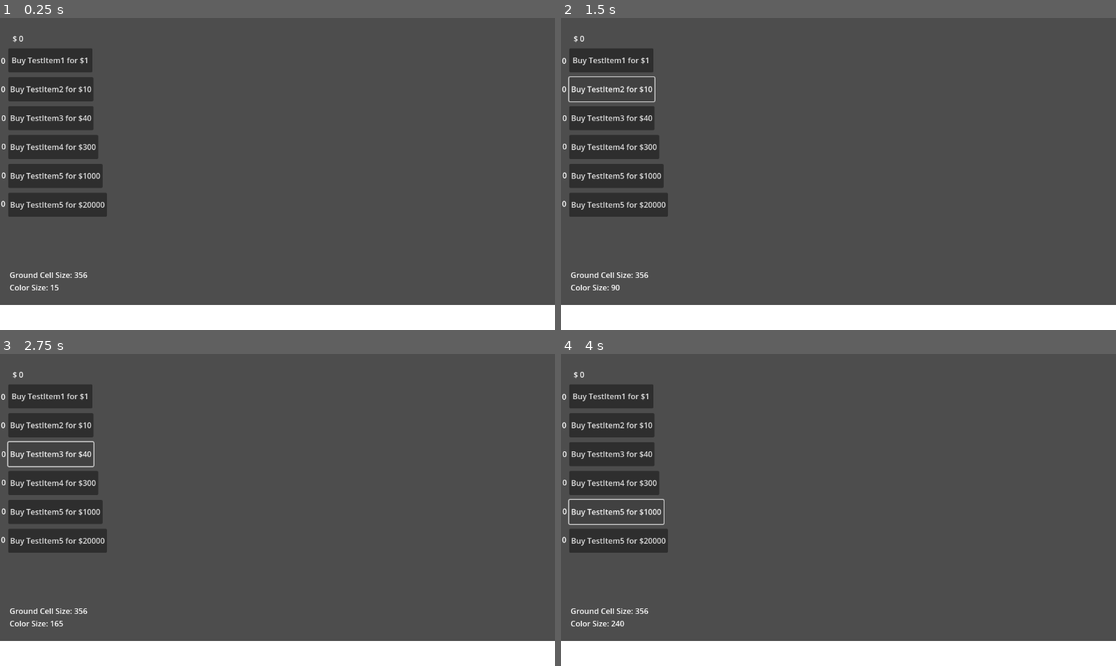
Above: before the commit, frames 1-4 (two rows, left to right).
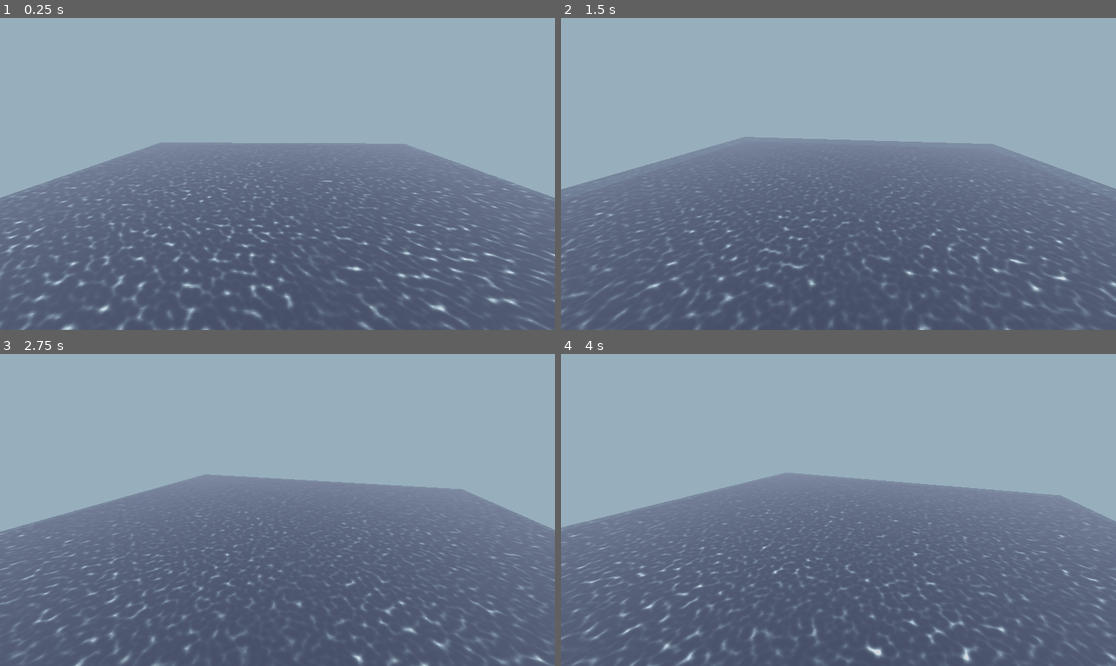
Above: after the commit, the same moments.

Repository: VaporeonLover28/Eldi-Game
Game: Godot game, scene res://game.tscn
The game is run twice, just before and just after one commit, with the same random seed, the same clock (stepped at 60 frames per second) and the same inputs. Before the commit the project starts from res://testing.tscn.
Inputs (mouse positions are in pixels of both pictures, inside the frame that each line leads up to):
- Up to frame 1 (0.25 s): no input
- Up to frame 2 (1.5 s): click (610, 61) at 0.5 s, where only the run before the commit has a clickable "Buy TestItem1 for $1"; click (610, 89) at 1.25 s, where only the run before the commit has a clickable "Buy TestItem2 for $10"
- Up to frame 3 (2.75 s): click (49, 453) at 2 s, where only the run before the commit has a clickable "Buy TestItem3 for $40"
- Up to frame 4 (4 s): click (616, 481) at 2.75 s, where only the run before the commit has a clickable "Buy TestItem4 for $300"; click (616, 513) at 3.5 s, where only the run before the commit has a clickable "Buy TestItem5 for $1000"

The runs differ from the first frame. In frame 1, 100% of the frame differs, in the area x 0-100%, y 0-100%; in frame 2, 100%; in frame 3, 100%; in frame 4, 100%.

Commit message:
eu sem querer fiz o venom fudeu
""""""água"""""" feita

Diff:
--- /dev/null
+++ b/camerapivot.gd
@@ -0,0 +1,7 @@
+extends Node3D
+
+var camera_orbit = true
+
+func _process(delta: float) -> void:
+	if camera_orbit == true:
+		rotation.y += deg_to_rad(0.1)
--- /dev/null
+++ b/game.tscn
@@ -0,0 +1,53 @@
+[gd_scene load_steps=9 format=3 uid="uid://d1x78jccoyxbr"]
+
+[ext_resource type="Script" path="res://camerapivot.gd" id="1_6cfe7"]
+[ext_resource type="Shader" uid="uid://c0l0c8megm0xq" path="res://watertest.tres" id="2_11pu4"]
+
+[sub_resource type="ProceduralSkyMaterial" id="ProceduralSkyMaterial_3hdot"]
+sky_horizon_color = Color(0.64625, 0.65575, 0.67075, 1)
+ground_horizon_color = Color(0.64625, 0.65575, 0.67075, 1)
+
+[sub_resource type="Sky" id="Sky_dusyv"]
+sky_material = SubResource("ProceduralSkyMaterial_3hdot")
+
+[sub_resource type="Environment" id="Environment_kxy3a"]
+background_mode = 1
+background_color = Color(0.591656, 0.686722, 0.737903, 1)
+sky = SubResource("Sky_dusyv")
+tonemap_mode = 2
+fog_enabled = true
+fog_density = 0.03
+
+[sub_resource type="ShaderMaterial" id="ShaderMaterial_nahn0"]
+render_priority = 0
+shader = ExtResource("2_11pu4")
+shader_parameter/ColorParameter = Color(0.082353, 0.094118, 0.141176, 1)
+
+[sub_resource type="StandardMaterial3D" id="StandardMaterial3D_w64ug"]
+next_pass = SubResource("ShaderMaterial_nahn0")
+albedo_color = Color(0.0826, 0.0959934, 0.14, 1)
+
+[sub_resource type="PlaneMesh" id="PlaneMesh_5p4gp"]
+material = SubResource("StandardMaterial3D_w64ug")
+size = Vector2(15, 15)
+
+[node name="game" type="Node3D"]
+
+[node name="WorldEnvironment" type="WorldEnvironment" parent="."]
+environment = SubResource("Environment_kxy3a")
+
+[node name="DirectionalLight3D" type="DirectionalLight3D" parent="."]
+transform = Transform3D(-0.866023, -0.433016, 0.250001, 0, 0.499998, 0.866027, -0.500003, 0.749999, -0.43301, 0, -1.58574, 0)
+shadow_enabled = true
+
+[node name="camerapivot" type="Node3D" parent="."]
+script = ExtResource("1_6cfe7")
+
+[node name="camera" type="Camera3D" parent="camerapivot"]
+transform = Transform3D(1, 0, 0, 0, 0.939895, 0.341462, 0, -0.341462, 0.939895, 0, 2.58873, 4.93729)
+
+[node name="world" type="Node3D" parent="."]
+
+[node name="water" type="MeshInstance3D" parent="world"]
+mesh = SubResource("PlaneMesh_5p4gp")
+skeleton = NodePath("../../DirectionalLight3D")
--- a/project.godot
+++ b/project.godot
@@ -11,7 +11,7 @@
 [application]
 
 config/name="Eldi Game"
-run/main_scene="res://testing.tscn"
+run/main_scene="res://game.tscn"
 config/features=PackedStringArray("4.3", "GL Compatibility")
 config/icon="res://icon.svg"
 
--- /dev/null
+++ b/watertest.tres
@@ -0,0 +1,227 @@
+[gd_resource type="VisualShader" load_steps=23 format=3 uid="uid://c0l0c8megm0xq"]
+
+[sub_resource type="VisualShaderNodeVectorOp" id="VisualShaderNodeVectorOp_ny2yb"]
+default_input_values = [0, Quaternion(0, 0, 0, 0), 1, Quaternion(0, 0, 0, 0)]
+op_type = 2
+operator = 2
+
+[sub_resource type="VisualShaderNodeVectorOp" id="VisualShaderNodeVectorOp_kskfk"]
+default_input_values = [0, Quaternion(0, 0, 0, 0), 1, Quaternion(1.25, 1.18, 1.255, 0)]
+op_type = 2
+operator = 5
+
+[sub_resource type="VisualShaderNodeUVFunc" id="VisualShaderNodeUVFunc_s60ou"]
+default_input_values = [1, Vector2(-0.007, -0.005), 2, Vector2(0, 0)]
+
+[sub_resource type="VisualShaderNodeFloatConstant" id="VisualShaderNodeFloatConstant_tdq3r"]
+constant = 0.75
+
+[sub_resource type="VisualShaderNodeFloatConstant" id="VisualShaderNodeFloatConstant_cpcqn"]
+
+[sub_resource type="VisualShaderNodeColorParameter" id="VisualShaderNodeColorParameter_5krnf"]
+parameter_name = "ColorParameter"
+default_value_enabled = true
+default_value = Color(0.0823529, 0.0941176, 0.141176, 1)
+
+[sub_resource type="VisualShaderNodeVectorOp" id="VisualShaderNodeVectorOp_qhtd5"]
+output_port_for_preview = 0
+default_input_values = [0, Quaternion(0, 0, 0, 0), 1, Quaternion(0, 0, 0, 0)]
+op_type = 2
+
+[sub_resource type="FastNoiseLite" id="FastNoiseLite_dc561"]
+noise_type = 2
+seed = 69
+frequency = 0.2378
+fractal_type = 0
+fractal_octaves = 1
+cellular_distance_function = 1
+
+[sub_resource type="NoiseTexture2D" id="NoiseTexture2D_h4mud"]
+seamless = true
+noise = SubResource("FastNoiseLite_dc561")
+
+[sub_resource type="VisualShaderNodeTexture" id="VisualShaderNodeTexture_jkjmk"]
+texture = SubResource("NoiseTexture2D_h4mud")
+
+[sub_resource type="VisualShaderNodeInput" id="VisualShaderNodeInput_8mb47"]
+input_name = "time"
+
+[sub_resource type="VisualShaderNodeUVFunc" id="VisualShaderNodeUVFunc_e4xoc"]
+default_input_values = [1, Vector2(0.007, 0.005), 2, Vector2(0, 0)]
+
+[sub_resource type="VisualShaderNodeInput" id="VisualShaderNodeInput_iy1t4"]
+input_name = "time"
+
+[sub_resource type="NoiseTexture2D" id="NoiseTexture2D_pw6pn"]
+seamless = true
+noise = SubResource("FastNoiseLite_dc561")
+
+[sub_resource type="VisualShaderNodeTexture" id="VisualShaderNodeTexture_o0h0x"]
+texture = SubResource("NoiseTexture2D_pw6pn")
+
+[sub_resource type="VisualShaderNodeInput" id="VisualShaderNodeInput_p3hqv"]
+input_name = "time"
+
+[sub_resource type="NoiseTexture2D" id="NoiseTexture2D_umt5l"]
+seamless = true
+noise = SubResource("FastNoiseLite_dc561")
+
+[sub_resource type="VisualShaderNodeTexture" id="VisualShaderNodeTexture_xwn3j"]
+texture = SubResource("NoiseTexture2D_umt5l")
+
+[sub_resource type="VisualShaderNodeUVFunc" id="VisualShaderNodeUVFunc_wv4ic"]
+default_input_values = [1, Vector2(0.007, 0.005), 2, Vector2(0, 0)]
+
+[sub_resource type="VisualShaderNodeInput" id="VisualShaderNodeInput_74p7q"]
+input_name = "vertex"
+
+[sub_resource type="VisualShaderNodeInput" id="VisualShaderNodeInput_4fprw"]
+input_name = "normal"
+
+[sub_resource type="VisualShaderNodeMultiplyAdd" id="VisualShaderNodeMultiplyAdd_gv2b2"]
+default_input_values = [0, Vector4(0, 0, 0, 0), 1, Vector4(1, 1, 1, 1), 2, Vector4(0, 0, 0, 0)]
+op_type = 3
+
+[resource]
+code = "shader_type spatial;
+render_mode blend_mix, depth_draw_opaque, cull_back, diffuse_lambert, specular_schlick_ggx;
+
+uniform sampler2D tex_vtx_4;
+uniform vec4 ColorParameter : source_color = vec4(0.082353, 0.094118, 0.141176, 1.000000);
+uniform sampler2D tex_frg_4;
+uniform sampler2D tex_frg_9;
+
+
+
+void vertex() {
+// Input:2
+	float n_out2p0 = TIME;
+
+
+// UVFunc:5
+	vec2 n_in5p1 = vec2(0.00700, 0.00500);
+	vec2 n_out5p0 = vec2(n_out2p0) * n_in5p1 + UV;
+
+
+// Texture2D:4
+	vec4 n_out4p0 = texture(tex_vtx_4, n_out5p0);
+
+
+// Input:7
+	vec3 n_out7p0 = NORMAL;
+
+
+// Input:6
+	vec3 n_out6p0 = VERTEX;
+
+
+// MultiplyAdd:8
+	vec4 n_out8p0 = (n_out4p0 * vec4(n_out7p0, 0.0)) + vec4(n_out6p0, 0.0);
+
+
+// Output:0
+	VERTEX = vec3(n_out8p0.xyz);
+
+
+}
+
+void fragment() {
+// ColorParameter:2
+	vec4 n_out2p0 = ColorParameter;
+
+
+// Input:5
+	float n_out5p0 = TIME;
+
+
+// UVFunc:6
+	vec2 n_in6p1 = vec2(0.00700, 0.00500);
+	vec2 n_out6p0 = vec2(n_out5p0) * n_in6p1 + UV;
+
+
+// Texture2D:4
+	vec4 n_out4p0 = texture(tex_frg_4, n_out6p0);
+
+
+// Input:7
+	float n_out7p0 = TIME;
+
+
+// UVFunc:12
+	vec2 n_in12p1 = vec2(-0.00700, -0.00500);
+	vec2 n_out12p0 = vec2(n_out7p0) * n_in12p1 + UV;
+
+
+// Texture2D:9
+	vec4 n_out9p0 = texture(tex_frg_9, n_out12p0);
+
+
+// VectorOp:10
+	vec4 n_out10p0 = n_out4p0 * n_out9p0;
+
+
+// VectorOp:11
+	vec4 n_in11p1 = vec4(1.25000, 1.18000, 1.25500, 0.00000);
+	vec4 n_out11p0 = pow(n_out10p0, n_in11p1);
+
+
+// VectorOp:3
+	vec4 n_out3p0 = n_out2p0 + n_out11p0;
+
+
+// FloatConstant:13
+	float n_out13p0 = 0.750000;
+
+
+// FloatConstant:14
+	float n_out14p0 = 0.000000;
+
+
+// Output:0
+	ALBEDO = vec3(n_out3p0.xyz);
+	ALPHA = n_out13p0;
+	ROUGHNESS = n_out14p0;
+	EMISSION = vec3(n_out11p0.xyz);
+
+
+}
+"
+graph_offset = Vector2(-1032.34, -50.5956)
+nodes/vertex/2/node = SubResource("VisualShaderNodeInput_p3hqv")
+nodes/vertex/2/position = Vector2(-1300, 140)
+nodes/vertex/4/node = SubResource("VisualShaderNodeTexture_xwn3j")
+nodes/vertex/4/position = Vector2(-340, 140)
+nodes/vertex/5/node = SubResource("VisualShaderNodeUVFunc_wv4ic")
+nodes/vertex/5/position = Vector2(-780, 140)
+nodes/vertex/6/node = SubResource("VisualShaderNodeInput_74p7q")
+nodes/vertex/6/position = Vector2(-500, 680)
+nodes/vertex/7/node = SubResource("VisualShaderNodeInput_4fprw")
+nodes/vertex/7/position = Vector2(-500, 560)
+nodes/vertex/8/node = SubResource("VisualShaderNodeMultiplyAdd_gv2b2")
+nodes/vertex/8/position = Vector2(20, 300)
+nodes/vertex/connections = PackedInt32Array(2, 0, 5, 2, 5, 0, 4, 0, 4, 0, 8, 0, 7, 0, 8, 1, 6, 0, 8, 2, 8, 0, 0, 0)
+nodes/fragment/2/node = SubResource("VisualShaderNodeColorParameter_5krnf")
+nodes/fragment/2/position = Vector2(-640, 0)
+nodes/fragment/3/node = SubResource("VisualShaderNodeVectorOp_qhtd5")
+nodes/fragment/3/position = Vector2(0, 80)
+nodes/fragment/4/node = SubResource("VisualShaderNodeTexture_jkjmk")
+nodes/fragment/4/position = Vector2(-1160, -20)
+nodes/fragment/5/node = SubResource("VisualShaderNodeInput_8mb47")
+nodes/fragment/5/position = Vector2(-1920, 280)
+nodes/fragment/6/node = SubResource("VisualShaderNodeUVFunc_e4xoc")
+nodes/fragment/6/position = Vector2(-1500, 140)
+nodes/fragment/7/node = SubResource("VisualShaderNodeInput_iy1t4")
+nodes/fragment/7/position = Vector2(-1920, 460)
+nodes/fragment/9/node = SubResource("VisualShaderNodeTexture_o0h0x")
+nodes/fragment/9/position = Vector2(-1160, 460)
+nodes/fragment/10/node = SubResource("VisualShaderNodeVectorOp_ny2yb")
+nodes/fragment/10/position = Vector2(-760, 360)
+nodes/fragment/11/node = SubResource("VisualShaderNodeVectorOp_kskfk")
+nodes/fragment/11/position = Vector2(-460, 360)
+nodes/fragment/12/node = SubResource("VisualShaderNodeUVFunc_s60ou")
+nodes/fragment/12/position = Vector2(-1500, 460)
+nodes/fragment/13/node = SubResource("VisualShaderNodeFloatConstant_tdq3r")
+nodes/fragment/13/position = Vector2(0, 640)
+nodes/fragment/14/node = SubResource("VisualShaderNodeFloatConstant_cpcqn")
+nodes/fragment/14/position = Vector2(0, 800)
+nodes/fragment/connections = PackedInt32Array(2, 0, 3, 0, 3, 0, 0, 0, 5, 0, 6, 2, 6, 0, 4, 0, 4, 0, 10, 0, 9, 0, 10, 1, 10, 0, 11, 0, 11, 0, 3, 1, 7, 0, 12, 2, 12, 0, 9, 0, 13, 0, 0, 1, 14, 0, 0, 3, 11, 0, 0, 5)
